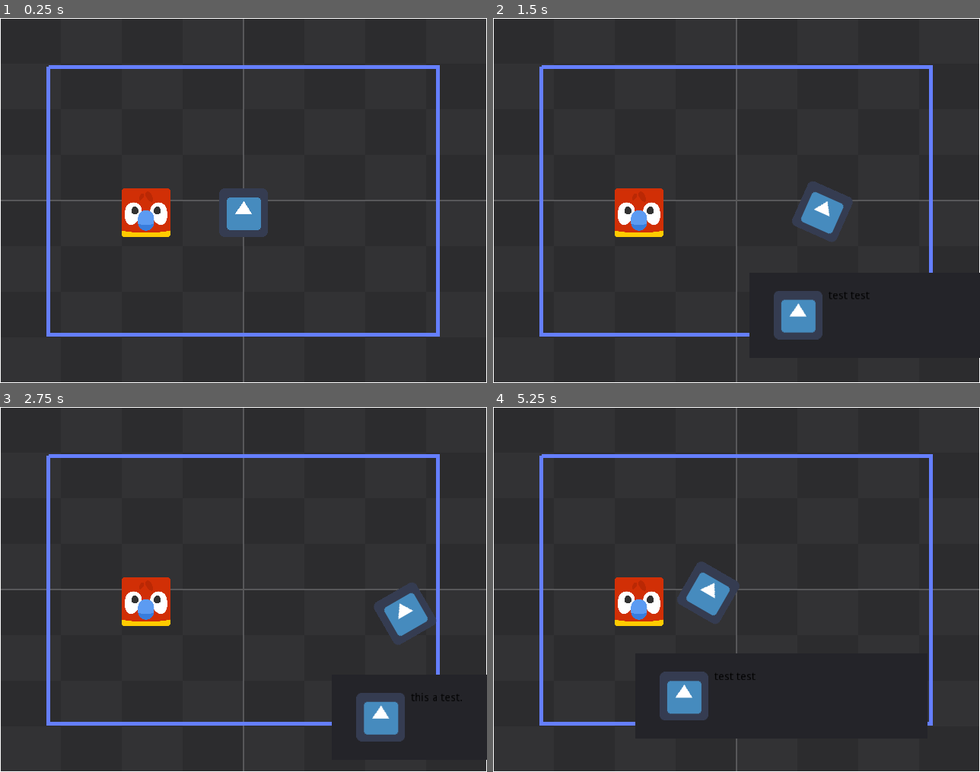
Above: before the commit, frames 1-4 (two rows, left to right).
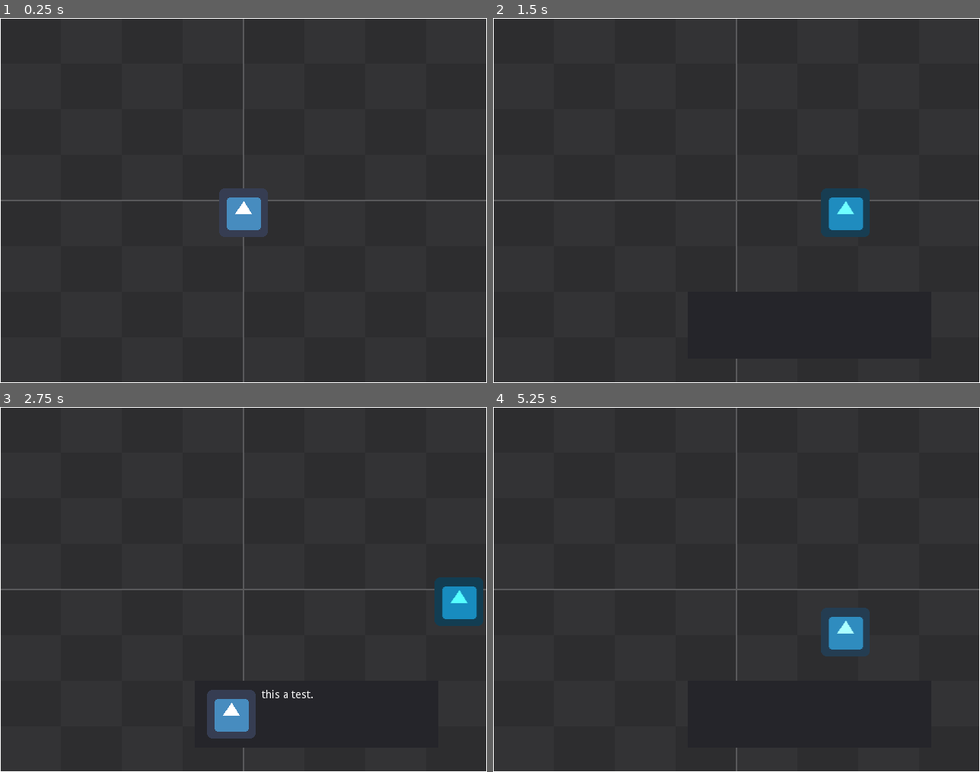
Above: after the commit, the same moments.

Repository: tvstar1999/godot_2d_rough_template
Game: Godot game, scene res://scene/base_scene.tscn
The game is run twice, just before and just after one commit, with the same random seed, the same clock (stepped at 60 frames per second) and the same inputs. The engine's default icon, where the game draws it, is replaced by a stand-in: a white triangle on a blue panel in a dark square.
Inputs (mouse positions are in pixels of both pictures, inside the frame that each line leads up to):
- Up to frame 1 (0.25 s): no input
- Up to frame 2 (1.5 s): tap Enter (ui_accept) at 0.5, 0.77, 1.07 s; move the mouse to (843, 182) at 0.52 s; hold Right (ui_right) 0.53-1.25 s; tap Tab (ui_focus_next) at 0.6 s; click (843, 182) at 0.67 s; tap Shift (ui_focus_prev, bound only before the commit) at 0.8 s; drag from (639, 218) to (712, 273) at 1.27 s
- Up to frame 3 (2.75 s): move the mouse to (292, 509) at 2.02 s; hold Right (ui_right) from 2.03 s (still down); tap Space (ui_select) at 2.1 s; tap C (ui_ok, bound only after the commit) at 2.3 s
- Up to frame 4 (5.25 s): release Right (ui_right) at 2.75 s; drag from (712, 662) to (590, 534) at 2.77 s; move the mouse to (882, 644) at 3.52 s; hold Left (ui_left) 3.53-4.25 s; tap Enter (ui_accept) at 3.6, 3.77, 4.07 s; tap Tab (ui_focus_next) at 3.8 s; drag from (590, 534) to (663, 498) at 4.27 s; move the mouse to (760, 589) at 5.02 s; hold Down (ui_down) from 5.03 s (still down); tap Shift (ui_focus_prev, bound only before the commit) at 5.1 s; click (760, 589) at 5.17 s

The runs differ from the first frame. In frame 1, 4.1% of the frame differs, in the area x 9-91%, y 12-88%; in frame 2, 7.0%; in frame 3, 9.0%, in the area x 9-100%, y 12-97%; in frame 4, 7.5%.

Commit message:
Updated script

Diff:
--- /dev/null
+++ b/Godot_2D_Rough_Template/node/Line2D.tscn
@@ -0,0 +1,8 @@
+[gd_scene load_steps=2 format=2]
+
+[ext_resource path="res://script/scr_line2D_node.gd" type="Script" id=1]
+
+[node name="Line2D" type="Line2D"]
+script = ExtResource( 1 )
+
+[node name="collision" type="StaticBody2D" parent="."]
--- a/Godot_2D_Rough_Template/node/dialogue.tscn
+++ b/Godot_2D_Rough_Template/node/dialogue.tscn
@@ -1,32 +1,37 @@
-[gd_scene load_steps=3 format=2]
+[gd_scene load_steps=2 format=2]
 
-[ext_resource path="res://icon.png" type="Texture" id=2]
 [ext_resource path="res://script/dialogue_func.gd" type="Script" id=3]
 
-[node name="dialogue" type="Node2D"]
-z_index = 50
-z_as_relative = false
+[node name="dialogue" type="CanvasLayer"]
+
+[node name="DIALOGUE" type="Control" parent="."]
+margin_left = 256.0
+margin_top = 320.0
+margin_right = 256.0
+margin_bottom = 320.0
 script = ExtResource( 3 )
 
-[node name="PANEL" type="Panel" parent="."]
-anchor_right = 1.0
-anchor_bottom = 1.0
-margin_left = 224.0
-margin_top = 320.0
-margin_right = 608.0
-margin_bottom = 432.0
+[node name="PANEL" type="Panel" parent="DIALOGUE"]
+margin_top = 40.0
+margin_right = 320.0
+margin_bottom = 128.0
 
-[node name="FACE" type="Sprite" parent="."]
-position = Vector2( 288, 376 )
-texture = ExtResource( 2 )
+[node name="RECT" type="Label" parent="DIALOGUE"]
+margin_left = 88.0
+margin_top = 52.0
+margin_right = 312.0
+margin_bottom = 116.0
+autowrap = true
 
-[node name="RECT" type="Label" parent="."]
-anchor_right = 1.0
-anchor_bottom = 1.0
-margin_left = 328.0
-margin_top = 344.0
-margin_right = 576.0
-margin_bottom = 408.0
-custom_colors/font_color = Color( 0, 0, 0, 1 )
-text = "test test"
-autowrap = true
+[node name="NAME" type="Label" parent="DIALOGUE"]
+margin_top = 16.0
+margin_right = 128.0
+margin_bottom = 35.0
+valign = 2
+
+[node name="FACE" type="TextureRect" parent="DIALOGUE"]
+margin_left = 16.0
+margin_top = 52.0
+margin_right = 80.0
+margin_bottom = 116.0
+expand = true
--- a/Godot_2D_Rough_Template/node/player_2D.tscn
+++ b/Godot_2D_Rough_Template/node/player_2D.tscn
@@ -1,42 +1,29 @@
-[gd_scene load_steps=7 format=2]
+[gd_scene load_steps=6 format=2]
 
 [ext_resource path="res://script/player_2D.gd" type="Script" id=1]
 [ext_resource path="res://icon.png" type="Texture" id=2]
-[ext_resource path="res://script/camera_2D.gd" type="Script" id=3]
 
 [sub_resource type="RectangleShape2D" id=4]
 extents = Vector2( 32, 32 )
 
 [sub_resource type="Animation" id=2]
 length = 0.001
-tracks/0/type = "value"
-tracks/0/path = NodePath("sprite:rotation_degrees")
-tracks/0/interp = 1
-tracks/0/loop_wrap = true
-tracks/0/imported = false
-tracks/0/enabled = true
-tracks/0/keys = {
-"times": PoolRealArray( 0 ),
-"transitions": PoolRealArray( 1 ),
-"update": 0,
-"values": [ 0.0 ]
-}
 
 [sub_resource type="Animation" id=3]
 resource_name = "walk"
 length = 2.0
 loop = true
 tracks/0/type = "value"
-tracks/0/path = NodePath("sprite:rotation_degrees")
+tracks/0/path = NodePath("SPR:modulate")
 tracks/0/interp = 1
 tracks/0/loop_wrap = true
 tracks/0/imported = false
 tracks/0/enabled = true
 tracks/0/keys = {
-"times": PoolRealArray( 0.5, 1, 1.5, 2 ),
-"transitions": PoolRealArray( 1, 1, 1, 1 ),
+"times": PoolRealArray( 0, 1, 2 ),
+"transitions": PoolRealArray( 1, 1, 1 ),
 "update": 0,
-"values": [ 45.0, 0.0, -45.0, 0.0 ]
+"values": [ Color( 1, 1, 1, 1 ), Color( 0, 1, 1, 1 ), Color( 1, 1, 1, 1 ) ]
 }
 
 [node name="player" type="KinematicBody2D"]
@@ -45,13 +32,13 @@
 input_pickable = true
 script = ExtResource( 1 )
 
-[node name="sprite" type="Sprite" parent="."]
+[node name="SPR" type="Sprite" parent="."]
 texture = ExtResource( 2 )
 
-[node name="CollisionShape2D" type="CollisionShape2D" parent="."]
+[node name="col" type="CollisionShape2D" parent="."]
 shape = SubResource( 4 )
 
-[node name="Camera2D" type="Camera2D" parent="."]
+[node name="CAM" type="Camera2D" parent="."]
 current = true
 limit_left = 0
 limit_top = 0
@@ -63,10 +50,10 @@
 drag_margin_top = 0.0
 drag_margin_right = 0.0
 drag_margin_bottom = 0.0
-script = ExtResource( 3 )
 
-[node name="animation" type="AnimationPlayer" parent="."]
-reset_on_save = false
+[node name="ANIM" type="AnimationPlayer" parent="."]
 playback_speed = 2.0
 anims/RESET = SubResource( 2 )
 anims/walk = SubResource( 3 )
+
+[connection signal="input_event" from="." to="." method="_on_player_input_event"]
--- a/Godot_2D_Rough_Template/project.godot
+++ b/Godot_2D_Rough_Template/project.godot
@@ -28,7 +28,7 @@
 
 ui_focus_prev={
 "deadzone": 0.5,
-"events": [ Object(InputEventKey,"resource_local_to_scene":false,"resource_name":"","device":0,"alt":false,"shift":false,"control":false,"meta":false,"command":false,"pressed":false,"scancode":16777237,"physical_scancode":0,"unicode":0,"echo":false,"script":null)
+"events": [ Object(InputEventKey,"resource_local_to_scene":false,"resource_name":"","device":0,"alt":false,"shift":true,"control":false,"meta":false,"command":false,"pressed":false,"scancode":16777218,"physical_scancode":0,"unicode":0,"echo":false,"script":null)
  ]
 }
 ui_left={
@@ -59,6 +59,12 @@
 , Object(InputEventKey,"resource_local_to_scene":false,"resource_name":"","device":0,"alt":false,"shift":false,"control":false,"meta":false,"command":false,"pressed":false,"scancode":83,"physical_scancode":0,"unicode":0,"echo":false,"script":null)
  ]
 }
+ui_ok={
+"deadzone": 0.5,
+"events": [ Object(InputEventKey,"resource_local_to_scene":false,"resource_name":"","device":0,"alt":false,"shift":false,"control":false,"meta":false,"command":false,"pressed":false,"scancode":67,"physical_scancode":0,"unicode":0,"echo":false,"script":null)
+, Object(InputEventKey,"resource_local_to_scene":false,"resource_name":"","device":0,"alt":false,"shift":false,"control":false,"meta":false,"command":false,"pressed":false,"scancode":69,"physical_scancode":0,"unicode":0,"echo":false,"script":null)
+ ]
+}
 
 [physics]
 
@@ -66,4 +72,5 @@
 
 [rendering]
 
+quality/driver/driver_name="GLES2"
 environment/default_environment="res://default_env.tres"
--- /dev/null
+++ b/Godot_2D_Rough_Template/scene/Node2D.tscn
@@ -0,0 +1,10 @@
+[gd_scene load_steps=2 format=2]
+
+[ext_resource path="res://image/texture_07.png" type="Texture" id=1]
+
+[node name="Node2D" type="Node2D"]
+
+[node name="map_sprite" type="Sprite" parent="."]
+position = Vector2( 320, 240 )
+scale = Vector2( 0.625, 0.46875 )
+texture = ExtResource( 1 )
--- a/Godot_2D_Rough_Template/script/dialogue_func.gd
+++ b/Godot_2D_Rough_Template/script/dialogue_func.gd
@@ -1,6 +1,10 @@
-extends Node2D
+extends Control
 
 onready var rootnode = get_tree().root.get_node("base")
+onready var thisnode = sceneload.currentnode
+
+onready var audio_A = rootnode.get_node("AUDIO_A")
+onready var audio_B = rootnode.get_node("AUDIO_B")
 
 var inc1 = 0
 var inc2 = 0
@@ -30,6 +34,7 @@
 
 export var DLGfile = "res://dialogue/test.txt"
 export var close_time = 5
+
 
 func erasearr():
 	read_tex.clear()
@@ -93,7 +98,6 @@
 				face.set_texture(load("res://image/face/emote_question.png"))
 
 
-
 func start_dialogue():
 	if !isrunning:
 		switch = true
@@ -101,11 +105,10 @@
 		fileinit = true
 
 
+func _process(_delta):
+#	self.position = Vector2(sceneload.player_ref.position.x -320, sceneload.player_ref.position.y -240)
 
-func _process(_delta):
-	self.position = Vector2(sceneload.playerref.position.x -320, sceneload.playerref.position.y -240)
-
-	if (Input.is_action_just_pressed("ui_select")):
+	if (Input.is_action_just_pressed("ui_ok")):
 		start_dialogue()
 
 	if switch:
@@ -141,39 +144,36 @@
 			if haltinit:
 				if inc2 > close_time:
 					#free node
-					sceneload.playerref.movement = true
-					sceneload.dialogueref = null
-					self.queue_free()
+					sceneload.player_ref.movement = true
 
-					#set invisible and reset
-#					rect.set_visible(false)
-#
-#					inc1 = 0
-#					inc2 = 0
-#
-#					indx = -1
-#					loadindx = 0
-#					fileindx = 0
-#
-#					switch = false
-#					isrunning = false
+					sceneload.dialogue_ref = null
+					self.get_parent().queue_free()
 				else:
 					inc2 += .2
 
 			else:
-				if (Input.is_action_just_pressed("ui_accept")):
+				if Input.is_action_just_pressed("ui_ok"):
 					inc1 = 0
 					inc2 = 0
 					indx = -1
 					loadindx += 1
 
-					fileinit = true
+					if didread and didpush:
+						fileinit = true
 		else:
-			inc1 = 0
-			indx += 1
-			rect.set_visible_characters(indx)
+			if Input.is_action_just_pressed("ui_ok"):
+				rect.set_visible_characters(rect.get_total_character_count())
+				return
+			else:
+				inc1 = 0
+				indx += 1
+				rect.set_visible_characters(indx)
 
-			rootnode.get_node("AUDIO_B").stream = load("res://audio/tone1.wav")
-			rootnode.get_node("AUDIO_B").play()
+				audio_B.stream = load("res://audio/tone1.wav")
+				audio_B.play()
 	else:
-		inc1 += .2
+		if Input.is_action_just_pressed("ui_ok"):
+			rect.set_visible_characters(rect.get_total_character_count())
+			return
+		else:
+			inc1 += .2
--- a/Godot_2D_Rough_Template/script/player_2D.gd
+++ b/Godot_2D_Rough_Template/script/player_2D.gd
@@ -2,23 +2,51 @@
 
 onready var rootnode = get_tree().root.get_node("base")
 
-var velocity = Vector2(0,0)
+onready var audio_B = rootnode.get_node("AUDIO_B")
+
+onready var anim = self.get_node("ANIM")
+onready var cam = self.get_node("CAM")
+
+var velocity = Vector2(0, 0)
+var dir = Vector2(0, 0)
+var move_dir = Vector2(0, 0)
+
 export var speed = 200
 export var drag_speed = 50
 
-var drag_enabled = false
-var movement = true
+export var clamp_x_min = 0
+export var clamp_y_min = 0
+export var clamp_x_max = 640
+export var clamp_y_max = 480
+
+export var def_pos = Vector2(320, 256)
+
+var grid_mov = 8
+var grid_target
+
+export var movement = true
+export var drag_enabled = false
+
+export var switch = "player"
+
 
 func _process(delta):
 	self.position.x = clamp(position.x, 0, 640)
 	self.position.y = clamp(position.y, 0, 480)
 
 	if movement:
+		#animation
 		if velocity != Vector2.ZERO:
-			self.get_node("animation").play("walk")
+			anim.play("walk")
 		else:
-			self.get_node("animation").play("RESET")
+			anim.play("RESET")
 
+		#C key behavior
+		if Input.is_action_just_pressed("ui_ok"):
+			audio_B.stream = load("res://audio/tone1.wav")
+			audio_B.play()
+
+		#movement input
 		if drag_enabled:
 			var new_position = get_global_mouse_position()
 			velocity = new_position - position;
@@ -29,27 +57,43 @@
 
 		var _moveres = self.move_and_slide(velocity*speed)
 	else:
-		self.get_node("animation").play("RESET")
-
+		anim.play("RESET")
 
 
 func moveinput():
-	if Input.is_action_pressed("ui_up"):
-		velocity.y = -1
-	elif Input.is_action_pressed("ui_down"):
-		velocity.y = 1
-	else:
-		velocity.y = 0
-	if Input.is_action_pressed("ui_left"):
-		velocity.x = -1
-	elif Input.is_action_pressed("ui_right"):
-		velocity.x = 1
-	else:
-		velocity.x = 0
+	match switch:
+		"reset":
+			clamp_x_min = 0
+			clamp_y_min = 0
+			clamp_x_max = 640
+			clamp_y_max = 480
+
+			cam.clamp_x_min = 0
+			cam.clamp_y_min = 0
+			cam.clamp_x_max = 640
+			cam.clamp_y_max = 480
+
+			dir = Vector2.ZERO
+			move_dir = Vector2.ZERO
+			velocity = Vector2.ZERO
+		"player":
+			dir = Vector2.ZERO
+
+			if Input.is_action_pressed("ui_up"):
+				velocity.y = -1
+			elif Input.is_action_pressed("ui_down"):
+				velocity.y = 1
+			else:
+				velocity.y = 0
+			if Input.is_action_pressed("ui_left"):
+				velocity.x = -1
+			elif Input.is_action_pressed("ui_right"):
+				velocity.x = 1
+			else:
+				velocity.x = 0
 
 
-
-func _input(event):
+func _on_player_input_event(_viewport, event, _shape_idx):
 	if event is InputEventMouseButton and event.button_index == BUTTON_LEFT:
 		if !event.pressed:
 			drag_enabled = false
--- a/Godot_2D_Rough_Template/script/scene_load.gd
+++ b/Godot_2D_Rough_Template/script/scene_load.gd
@@ -1,17 +1,32 @@
 extends Node
 
-var playerref
-var dialogueref
+var player_ref
+var dialogue_ref
 
 var currentnode
+var scene_to_preload = preload("res://scene/Node2D.tscn")
+
+
+func move_node(target:Node, child: Node, indx:int):
+	target.move_child(child, indx)
+
+
+func reparent_node(parent: Node, child: Node):
+	var old_parent = child.get_parent()
+	if old_parent != null:
+		old_parent.remove_child(child)
+	parent.add_child(child)
+	child.set_owner(parent)
+
 
 func _ready():
-	sceneload.load_scene(preload("res://node/Node2D.tscn"), 0)
+	load_scene(scene_to_preload, 0)
+	load_player()
 	pass
 
 
 func _process(_delta):
-	if (Input.is_action_just_pressed("ui_focus_prev")):
+	if (Input.is_action_just_pressed("ui_focus_next")):
 		var node_to_add = load("res://node/dialogue.tscn").instance()
 		get_tree().root.add_child(node_to_add)
 	pass
@@ -20,48 +35,91 @@
 func add_player():
 	var player = load("res://node/player_2D.tscn").instance()
 	player.request_ready()
-	get_tree().root.get_node("base").call_deferred("add_child", player)
 	return player
 
-func load_scene(target,number):
-	#var currentnode =  get_tree().current_scene
-	var rootnode = get_tree().root.get_node("base")
+
+func load_player():
+	if !get_tree().root.has_node("player_2D"):
+		player_ref = add_player()
+
+	if player_ref != null:
+		get_tree().root.get_node("base").call_deferred("add_child", player_ref)
+
+
+func get_player(target):
+	if target != "":
+		return player_ref.get_node(String(target))
+	else:
+		return player_ref
+
+
+func remove_player():
+	if player_ref != null:
+		player_ref.movement = false
+#		reparent_node(get_tree().root, player_ref)
+#		get_tree().root.move_child(player_ref, get_tree().root.get_child_count())
+
+		get_tree().root.get_node("base").remove_child(player_ref)
+		player_ref = null
+
+
+func add_dialogue():
+	if !get_tree().root.has_node("dialogue"):
+		var node_to_add = load("res://node/dialogue.tscn").instance()
+		get_tree().root.call_deferred("add_child", node_to_add)
+
+		dialogue_ref = node_to_add
+		return dialogue_ref
+
+
+func load_dialogue(target):
+	dialogue_ref = add_dialogue()
+	var temp_ref = dialogue_ref.get_node("DIALOGUE")
+
+	if temp_ref != null:
+		if !temp_ref.isrunning:
+			if target == "null":
+				temp_ref.DLGfile = "res://dialogue/test.txt"
+				temp_ref.start_dialogue()
+			else:
+				temp_ref.DLGfile = "res://dialogue/" + String(target) + ".txt"
+				temp_ref.start_dialogue()
+
+
+func get_dialogue():
+	return dialogue_ref.get_node("DIALOGUE")
+
+
+func remove_dialogue():
+	if dialogue_ref != null:
+		dialogue_ref.queue_free()
+		dialogue_ref = null
+
+func load_scene(target, type):
+#	var currentnode =  get_tree().current_scene
 	var node_to_add = target.instance()
-	var loadplayer = false
 
-	if playerref != null:
-		rootnode.remove_child(playerref)
-		playerref = null
+#	if player_ref != null:
+#		rootnode.remove_child(player_ref)
+#		player_ref = null
 
-	if dialogueref != null:
-		dialogueref.queue_free()
-		dialogueref = null
-
-	if currentnode != null:
-		currentnode.queue_free()
-		currentnode = null
+	if dialogue_ref != null:
+		dialogue_ref.queue_free()
+		dialogue_ref = null
 
 	#print(node_to_add.name)
-	for i in get_tree().root.get_children():
-		if node_to_add.name in i.name:
-			i.queue_free()
+	if type == 0:
+		#free prev, add child, record curr
 
-	match number:
-		0:
-			get_tree().root.call_deferred("add_child", node_to_add)
-			loadplayer = true
-		1:
-			get_tree().root.add_child(node_to_add)
-			loadplayer = false
-		2:
-			get_tree().root.add_child(node_to_add)
-			loadplayer = true
-		_:
-			print("what do you mean?")
-			loadplayer = false
+		if currentnode != null:
+			currentnode.queue_free()
+			currentnode = null
 
-	get_tree().root.call_deferred("move_child", rootnode, get_tree().root.get_child_count())
+		for i in get_tree().root.get_children():
+			if node_to_add.name in i.name:
+				i.queue_free()
 
-	if loadplayer:
-		playerref = add_player()
-		rootnode.add_child(playerref)
+		get_tree().root.call_deferred("add_child", node_to_add)
+#		get_tree().root.call_deferred("move_child", rootnode, get_tree().root.get_child_count())
+		currentnode = node_to_add
+		return
--- a/Godot_2D_Rough_Template/script/scr_line2D_node.gd
+++ b/Godot_2D_Rough_Template/script/scr_line2D_node.gd
@@ -3,7 +3,7 @@
 func _ready():
 	for i in points.size() - 1:
 		var new_shape = CollisionShape2D.new()
-		$map_collision.add_child(new_shape)
+		$collision.add_child(new_shape)
 		var segment = SegmentShape2D.new()
 		segment.a = points[i]
 		segment.b = points[i + 1]
Not shown, changed: Godot_2D_Rough_Template/dialogue/test.txt
